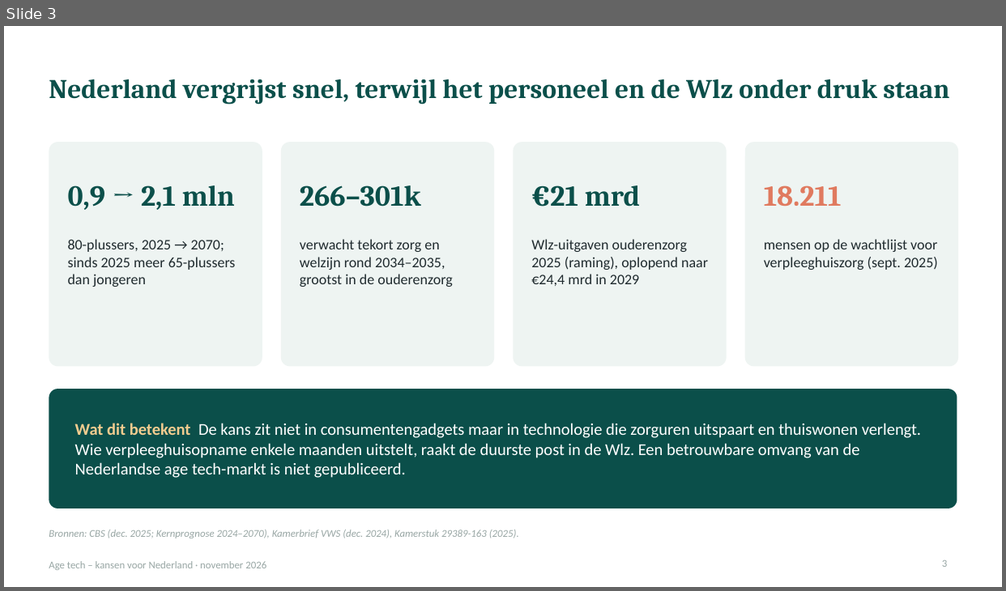
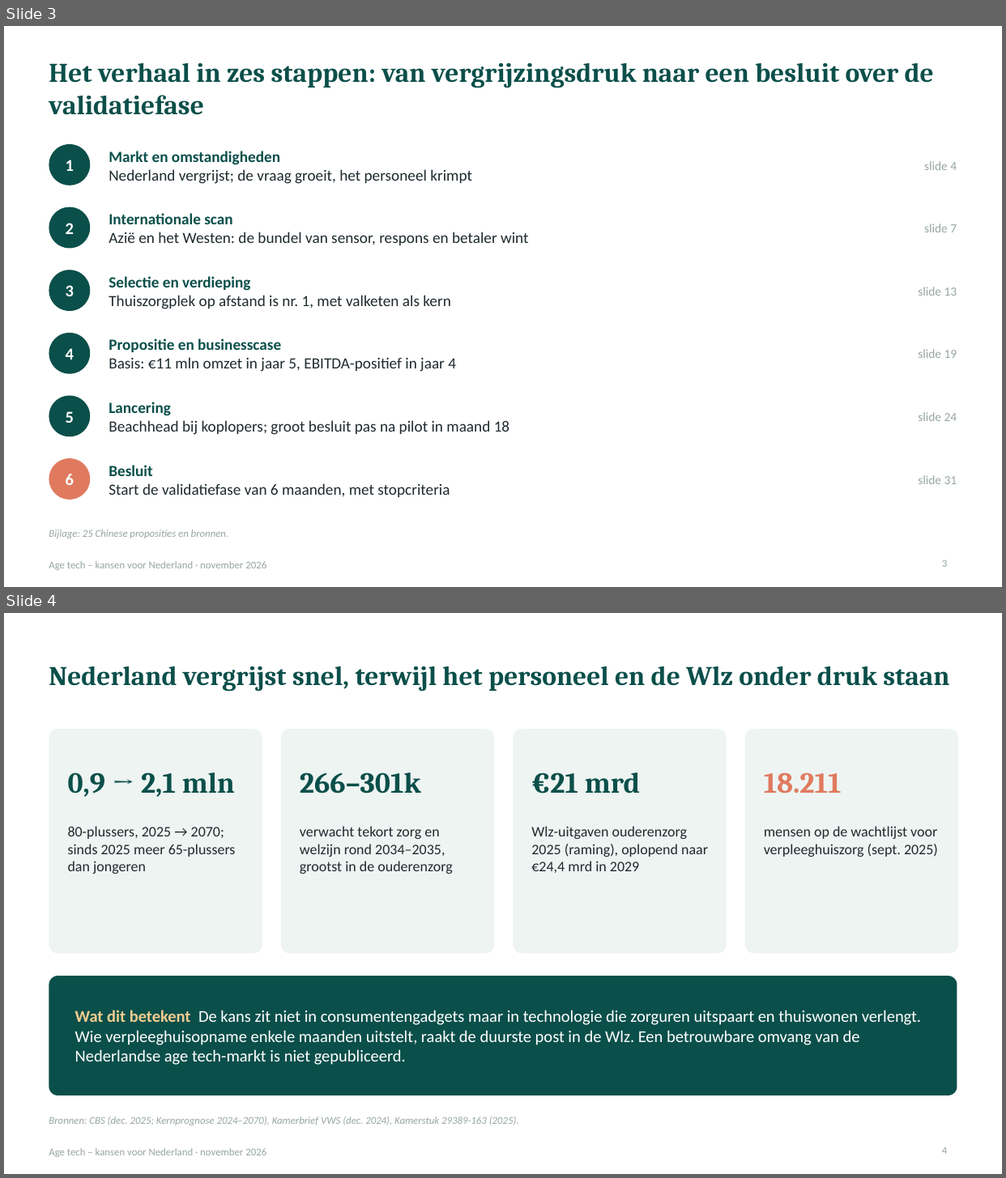
Before and after one commit to robruijn/Four-Seasons-Rome-2026, a slide deck: AgeTech_kansen_Nederland.pptx. Shown one above the other, each under a label of ours: slide 3 before the commit, slides 3 and 4 after it. The pictures are 1006x591 and 1006x1178 pixels, drawn with LibreOffice and Linux fonts; fonts in the diff are those of the drawing. Boxes give left, top, right and bottom in pixels: in the first picture for what was removed or moved away, otherwise in the second. Text is boxed around its words. In the diff, an @@ line names an element or a change of style, - is before the commit and + after.

```diff
--- a/AgeTech_kansen_Nederland.pptx
+++ b/AgeTech_kansen_Nederland.pptx
@@ slide 3 added at [4, 26, 1002, 587], background #FFFFFF; not listed: 1 template element that a slide beside it also shows @@
@@ title added at [49, 62, 934, 115], 26 pt, text #0B4F4A, bold @@
+Het verhaal in zes stappen: van vergrijzingsdruk naar een besluit over de validatiefase
@@ ellipse added at [49, 144, 90, 186], fill #0B4F4A @@
@@ text added at [66, 160, 74, 171], 16 pt, text #FFFFFF, bold @@
+1
@@ text added at [108, 151, 472, 184], 15 pt, text #1F2A2E @@
+Markt en omstandigheden
+Nederland vergrijst; de vraag groeit, het personeel krimpt
@@ text added at [924, 161, 957, 170], 12 pt, text #98A6A4 @@
+slide 4
@@ ellipse added at [49, 207, 90, 248], fill #0B4F4A @@
@@ text added at [108, 213, 529, 246], 15 pt, text #1F2A2E @@
+Internationale scan
+Azië en het Westen: de bundel van sensor, respons en betaler wint
@@ text added at [66, 223, 74, 234], 16 pt, text #FFFFFF, bold @@
+2
@@ text added at [924, 224, 957, 233], 12 pt, text #98A6A4 @@
+slide 7
@@ ellipse added at [49, 270, 90, 311], fill #0B4F4A @@
@@ text added at [66, 285, 74, 297], 16 pt, text #FFFFFF, bold @@
+3
@@ text added at [108, 276, 450, 310], 15 pt, text #1F2A2E @@
+Selectie en verdieping
+Thuiszorgplek op afstand is nr. 1, met valketen als kern
@@ text added at [918, 287, 957, 296], 12 pt, text #98A6A4 @@
+slide 13
@@ ellipse added at [49, 333, 90, 374], fill #0B4F4A @@
@@ text added at [108, 339, 456, 372], 15 pt, text #1F2A2E @@
+Propositie en businesscase
+Basis: €11 mln omzet in jaar 5, EBITDA-positief in jaar 4
@@ text added at [66, 348, 74, 360], 16 pt, text #FFFFFF, bold @@
+4
@@ text added at [918, 349, 957, 358], 12 pt, text #98A6A4 @@
+slide 19
@@ ellipse added at [49, 396, 90, 437], fill #0B4F4A @@
@@ text added at [66, 412, 74, 423], 16 pt, text #FFFFFF, bold @@
+5
@@ text added at [108, 402, 509, 435], 15 pt, text #1F2A2E @@
+Lancering
+Beachhead bij koplopers; groot besluit pas na pilot in maand 18
@@ text added at [918, 412, 957, 421], 12 pt, text #98A6A4 @@
+slide 24
@@ ellipse added at [49, 459, 90, 500], fill #E07A5F @@
@@ text added at [66, 474, 74, 485], 16 pt, text #FFFFFF, bold @@
+6
@@ text added at [108, 465, 450, 497], 15 pt, text #1F2A2E @@
+Besluit
+Start de validatiefase van 6 maanden, met stopcriteria
@@ text added at [918, 476, 957, 484], 12 pt, text #98A6A4 @@
+slide 31
@@ text added at [49, 530, 229, 539], 10 pt, text #98A6A4, italic @@
+Bijlage: 25 Chinese proposities en bronnen.
@@ page number added at [942, 561, 947, 567], 10 pt, text #98A6A4 @@
+3
@@ what was slide 3 is now slide 4 @@
@@ page number at [942, 1148, 947, 1154]: text changed @@
-3
+4
```
Also in this commit, not shown: 14 slides changed.
